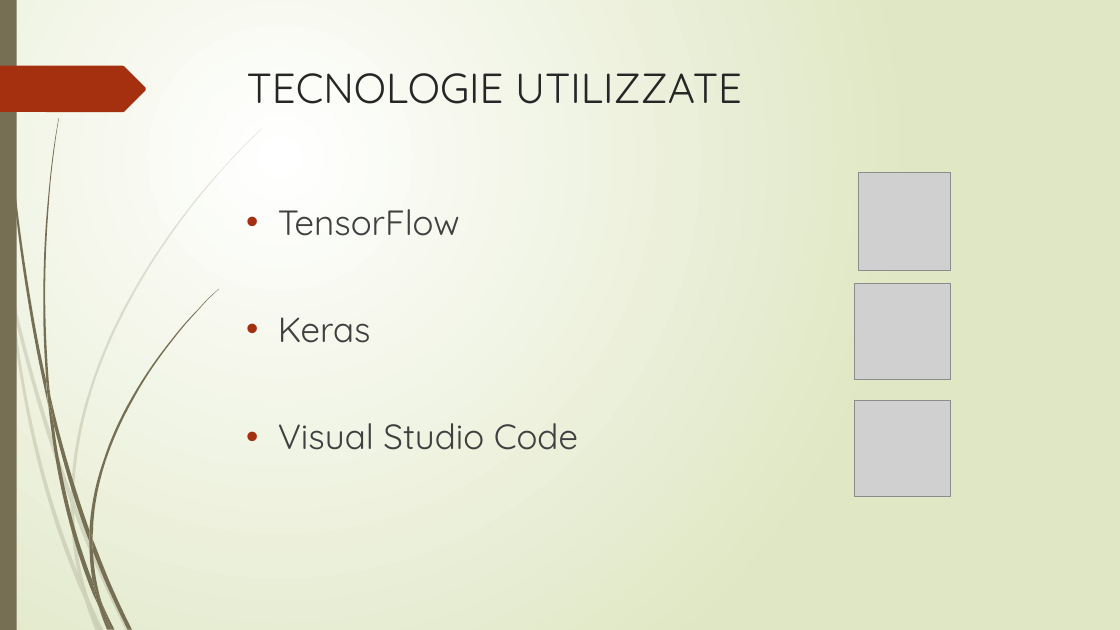
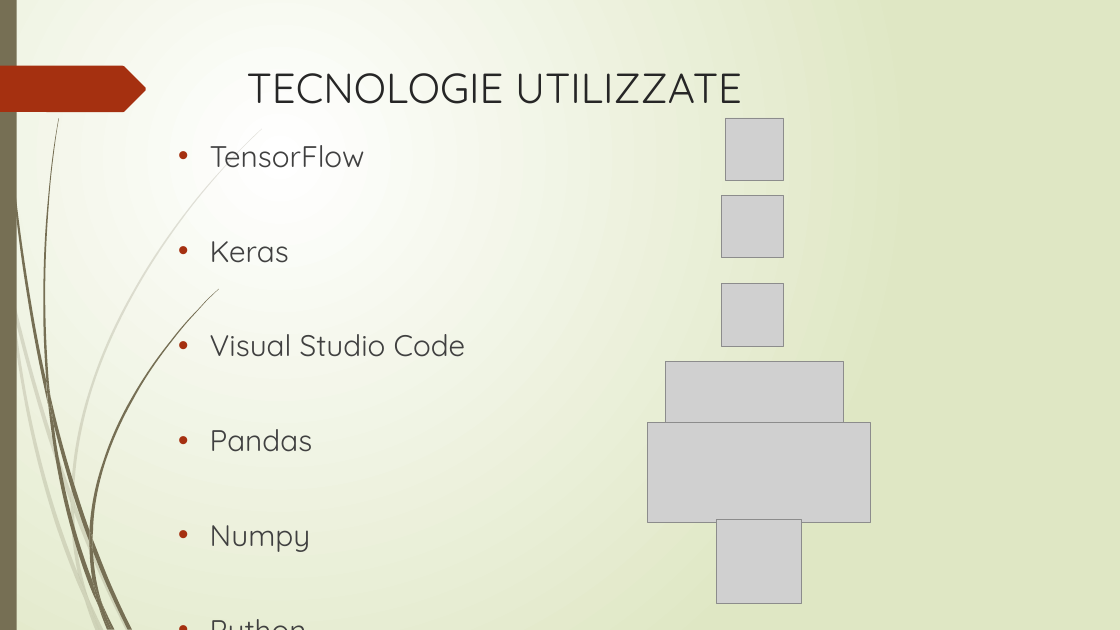
Before and after one commit to fpalomba/Segnali-Stradali, a slide deck: slide 3 of documentazione/Segnali Stradali.pptx. Drawn at 1120x630 pixels with LibreOffice and Linux fonts; fonts in the diff are those of the drawing; grey boxes stand for pictures. Boxes give left, top, right and bottom in pixels: in the first picture for what was removed or moved away, otherwise in the second. Text is boxed around its words. In the diff, an @@ line names an element or a change of style, - is before the commit and + after.

Commit message:
Modifiche finali

```diff
--- a/documentazione/Segnali Stradali.pptx
+++ b/documentazione/Segnali Stradali.pptx
@@ picture: place and size @@
-picture at [859, 173, 950, 271]
+picture at [726, 118, 784, 181]
@@ text "TensorFlow": place and size @@
-text "TensorFlow" at [278, 209, 578, 450]
+text "TensorFlow" at [210, 145, 466, 552]
@@ text at [210, 145, 466, 357]: size 30 to 25.5 pt in "TensorFlow", "Keras", "Visual Studio Code" @@
@@ picture: place and size @@
-picture at [854, 284, 950, 380]
+picture at [722, 196, 784, 258]
@@ picture: place and size @@
-picture at [854, 401, 950, 497]
+picture at [722, 284, 784, 346]
@@ picture added at [665, 361, 844, 434] @@
@@ text at [210, 429, 313, 552]: paragraphs added @@
+• Pandas
+• Numpy
+• Python
@@ picture added at [648, 423, 870, 523] @@
@@ picture added at [717, 519, 802, 604] @@
```
